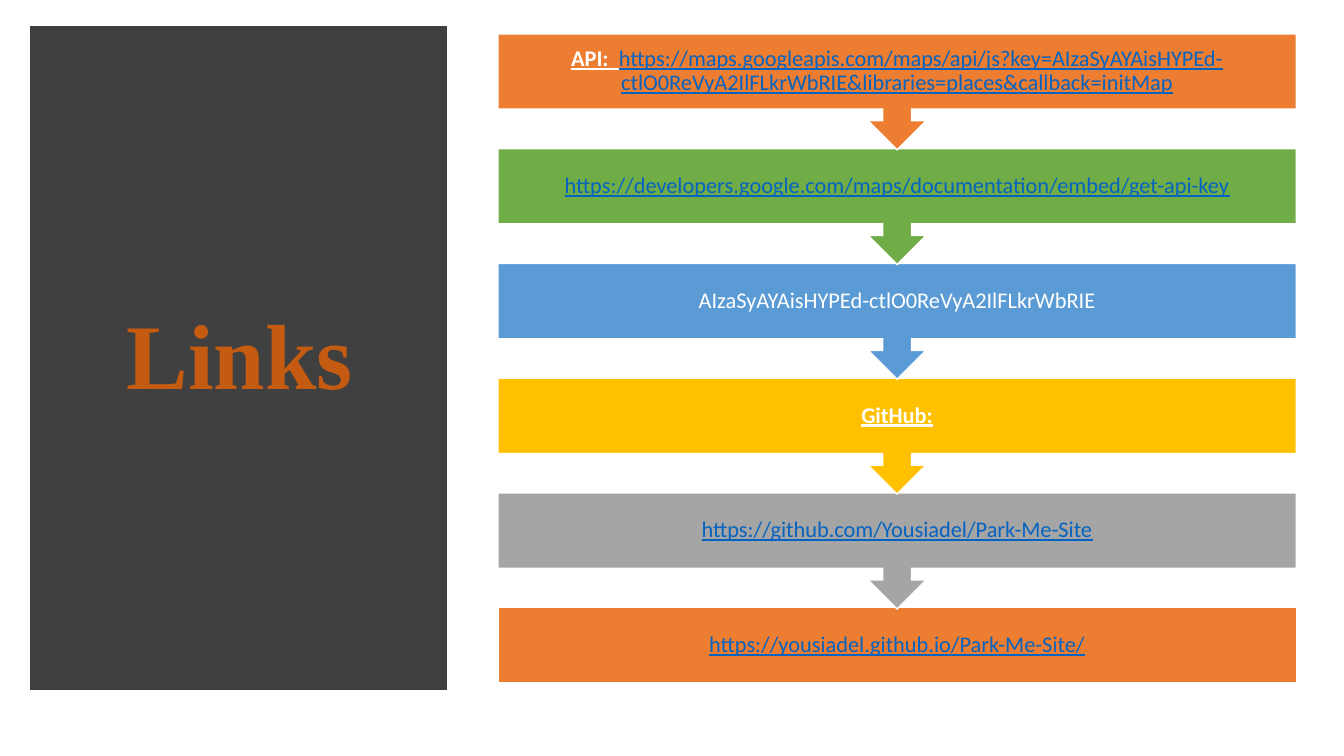
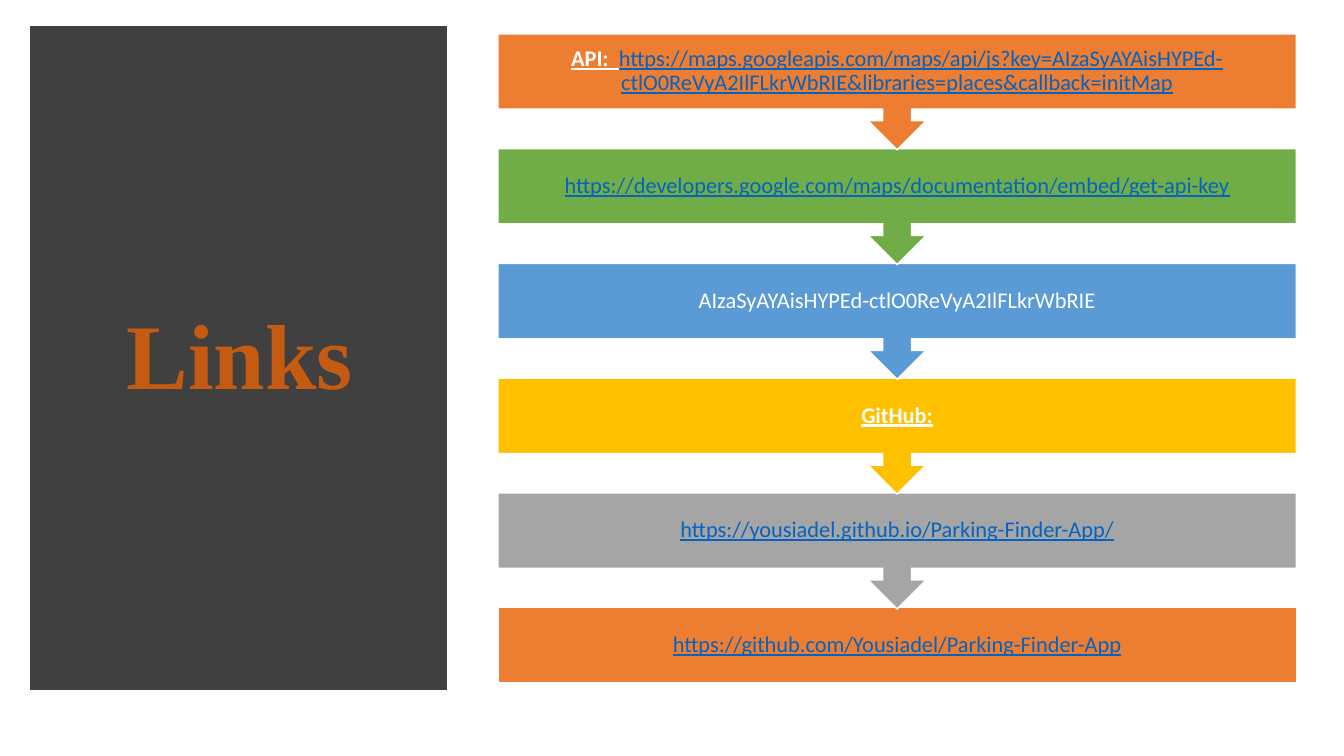
Before and after one commit to Yousiadel/Park-Me-Site, a slide deck: slide 14 of Project 1 for Group2 Parking Site.pptx. Drawn at 1344x756 pixels with LibreOffice and Linux fonts; fonts in the diff are those of the drawing. Boxes give left, top, right and bottom in pixels: in the first picture for what was removed or moved away, otherwise in the second. Text is boxed around its words. In the diff, an @@ line names an element or a change of style, - is before the commit and + after.

```diff
--- a/Project 1 for Group2 Parking Site.pptx
+++ b/Project 1 for Group2 Parking Site.pptx
@@ text at [680, 521, 1113, 541]: text changed @@
-https://yousiadel.github.io/Park-Me-Site/
+https://yousiadel.github.io/Parking-Finder-App/
@@ text at [673, 636, 1121, 656]: text changed @@
-https://github.com/Yousiadel/Park-Me-Site
+https://github.com/Yousiadel/Parking-Finder-App
```
Also in this commit, not shown: 7 other slides changed.
